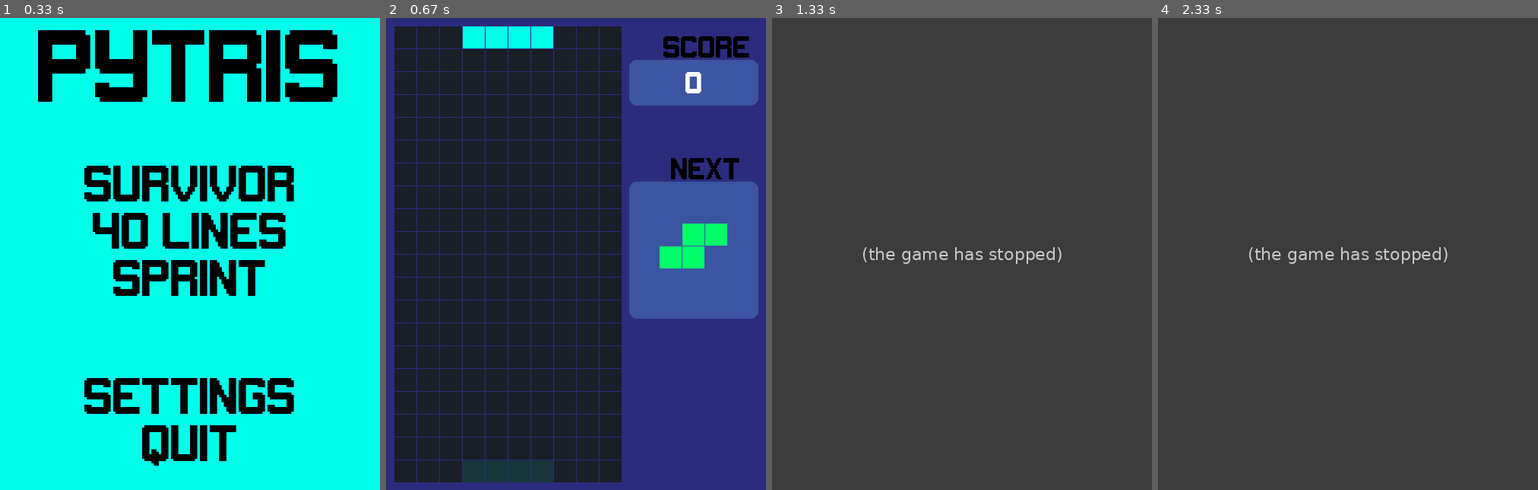
Above: before the commit, frames 1-4 (left to right).
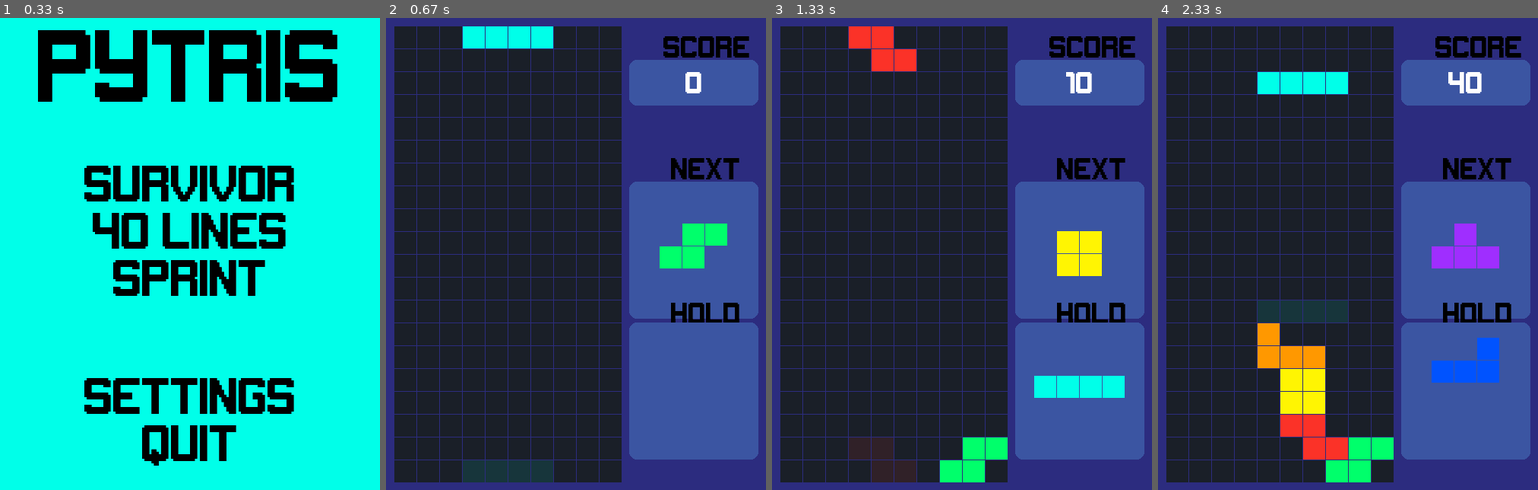
Above: after the commit, the same moments.

Repository: SohShiWei/scufftris
Game: pygame game, started from main.py
Two runs of this game, one before a commit and one after it. Both use one fixed random seed, a clock stepped at 60 frames per second and the inputs below.
Inputs (mouse positions are in pixels of both pictures, inside the frame that each line leads up to):
- Up to frame 1 (0.33 s): no input
- Up to frame 2 (0.67 s): click "SURVIVOR" at 0.38 s
- Up to frame 3 (1.33 s): hold E 0.67-1.13 s; hold D 0.67-1.13 s; move the mouse to (946, 277) at 0.7 s; hold D from 1.17 s (still down); tap Space at 1.23 s
- Up to frame 4 (2.33 s): tap Space at 1.53, 1.73, 2.07 s; release D at 1.63 s; hold W 1.67-1.97 s; hold D from 2 s (still down); tap E at 2.15 s

Frame 1 is identical in both runs. In frame 2, 10% of the frame differs, in the area x 64-98%, y 60-94%; in frame 3, 100%, in the area x 0-100%, y 0-100%; in frame 4, 100%.
Error before the commit: UnboundLocalError: cannot access local variable 'move_right_timer' where it is not associate...; the game stopped at 0.67 s (later frames are placeholders)

Commit message:
Add files via upload
Added, hold function, some bug fixes, i forgor

Diff:
--- a/clear40.py
+++ b/clear40.py
@@ -6,8 +6,6 @@
 from blocks import *
 
 class clear40(Game):
-
-    global speed, click_delay, move_delay, move_left_timer, move_right_timer, move_down_timer, last_click_time, controls
 
     def __init__(self, target_lines):
         super().__init__()  # Call the initializer of the Game class
@@ -52,6 +50,7 @@
         screen.blit(restart_text, (DISPLAY_WIDTH // 2 - 200, DISPLAY_HEIGHT // 2 + 20))
 
     def play(self, screen):
+        global speed, click_delay, move_delay, move_left_timer, move_right_timer, move_down_timer, last_click_time, controls
         # Main game loop (runs continuously)
         clock = pygame.time.Clock()
 
--- a/game.py
+++ b/game.py
@@ -6,8 +6,6 @@
 
 
 class Game:
-
-    global speed, click_delay, move_delay, move_left_timer, move_right_timer, move_down_timer, last_click_time, controls
 
     def __init__(self):
         # Initializes the game with an empty grid, block queue, and starting block
@@ -19,6 +17,9 @@
         self.game_over = False  # A flag to track if the game is over
         self.score = 0  # Keeps track of the player's score
         self.paused = False # Flag to track if the game is paused
+        # hold tetromino function
+        self.hold_block = None
+        self.hold_used = False
 
         # Load sounds for rotating blocks and clearing rows
         self.rotate_sound = pygame.mixer.Sound("Sounds/rotate.wav")
@@ -31,6 +32,7 @@
         pygame.mixer.music.set_volume(0.3) # Set the volume of the background music
 
     def play(self, screen):
+        global speed, click_delay, move_delay, move_left_timer, move_right_timer, move_down_timer, last_click_time, controls
         # Main game loop (runs continuously)
         clock = pygame.time.Clock()
 
@@ -64,6 +66,8 @@
                             self.hard_drop()
                         if event.key == controls['rotate']:
                             self.rotate()
+                        if event.key == controls['hold']:
+                            self.hold()
                     if self.game_over == True:  # Reset the game if it's over
                             self.game_over = False
                             self.reset()
@@ -133,7 +137,6 @@
             screen.blit(score_value_surface, score_value_surface.get_rect(centerx=score_rect.centerx, centery=score_rect.centery))
             pygame.draw.rect(screen, Colors.LIGHT_BLUE, next_rect, 0, 10)  # Draw the rectangle for the next block preview
             self.draw(screen)  # Draw the current state of the game (grid and blocks)
-
             # Blit game_screen onto the main screen
             main_screen = pygame.display.get_surface()
             main_screen.blit(screen, (0, 0))
@@ -200,6 +203,7 @@
             self.grid.grid[position.row][position.column] = self.current_block.id
         self.current_block = self.next_block  # Move to the next block
         self.next_block = self.get_random_block()  # Prepare a new block
+        self.hold_used = False
         rows_cleared = self.grid.clear_full_rows()  # Check if any rows were completed
         if rows_cleared > 0:
             self.clear_sound.play()  # Play sound if rows were cleared
@@ -223,6 +227,7 @@
                 return False
         return True
 
+
     def rotate(self):
         # Rotates the current block and checks if it fits
         self.current_block.rotate()
@@ -247,6 +252,31 @@
         shadow_block.move(-1, 0) # Place shadow block 1 row up if it does not fit
         return shadow_block
 
+    def hold(self):
+        global move_left_timer, move_right_timer, move_down_timer
+        if self.hold_used:
+            return # Allow holding only once per drop
+
+        if self.hold_block is None:
+            # If no block is held, move current block to hold and generate next block
+            self.hold_block = self.current_block
+            self.current_block = self.next_block
+            self.next_block = self.get_random_block()
+        else:
+            # Swap the current block
+            self.hold_block, self.current_block = self.current_block, self.hold_block
+
+        # Reset position of the block
+        self.hold_block.row_offset = 0  # Reset the position of the block when it comes out of hold
+        self.hold_block.column_offset = 3  # Center it horizontally
+
+        # reset position of the movement timer
+        move_left_timer = pygame.time.get_ticks()
+        move_right_timer = pygame.time.get_ticks()
+        move_down_timer = pygame.time.get_ticks()
+
+        self.hold_used = True #Preven hold until next block is locked
+
     def draw(self, screen):
         # Draws the grid and the current and next blocks on the screen
         self.grid.draw(screen)  # Draw the grid
@@ -261,3 +291,18 @@
             self.next_block.draw(screen, 255, 280)
         else:
             self.next_block.draw(screen, 270, 270)  # For all other blocks
+
+        # Display Hold rectangle
+        title_font = pygame.font.Font(FONT_PATH, 30)
+        hold_surface = title_font.render("HOLD", True, Colors.BLACK)
+        hold_rect = pygame.Rect(320, 400, 170, 180)  # Define a rectangle for the "hold" box
+        screen.blit(hold_surface, (375, 370, 50, 50))  # Draw the "Hold" label
+        pygame.draw.rect(screen, Colors.LIGHT_BLUE, hold_rect, 0, 10)  # Draw the rectangle for the hold block preview
+        # Draw the hold blocks
+        if self.hold_block:
+            if self.hold_block.id == 3:  # Adjust the position for the OBlock
+                self.hold_block.draw(screen, 255, 440)
+            elif self.hold_block.id == 4:  # Adjust the position for the TBlock
+                self.hold_block.draw(screen, 255, 430)
+            else:
+                self.hold_block.draw(screen, 270, 420)
--- a/settings.py
+++ b/settings.py
@@ -107,6 +107,7 @@
     'down': pygame.K_s,
     'rotate': pygame.K_w,
     'hard_drop': pygame.K_SPACE,
+    'hold': pygame.K_e
 }
 
 # Controls that can be changed
